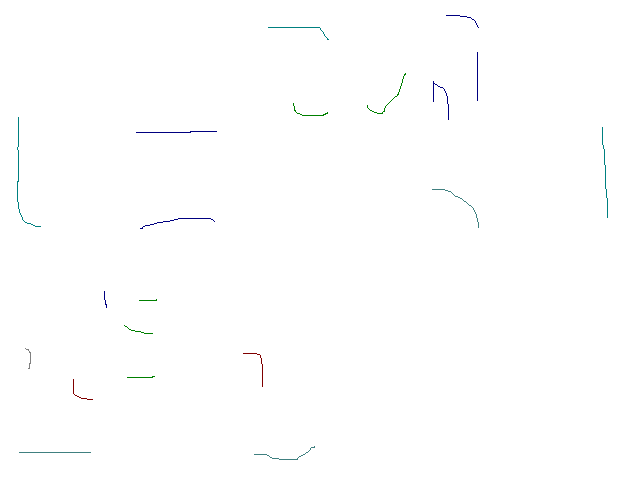
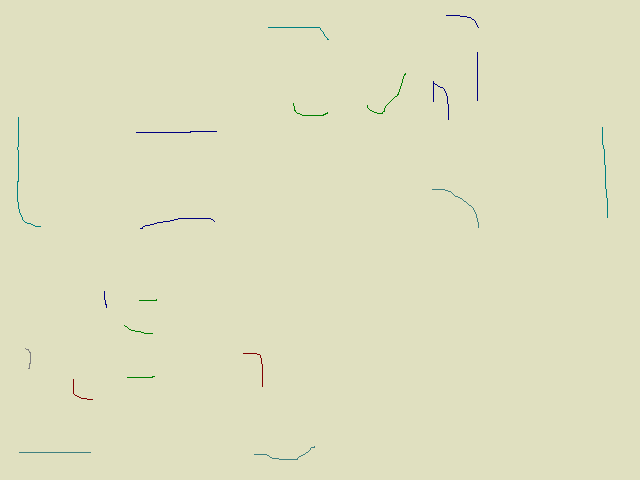
Before/after of a w=640, h=480 layered artwork. What changed in the layer stack:
painted on "Background" over [0, 0, 640, 480]
painted on "5_KitchenLow.png" over [0, 0, 640, 480]
